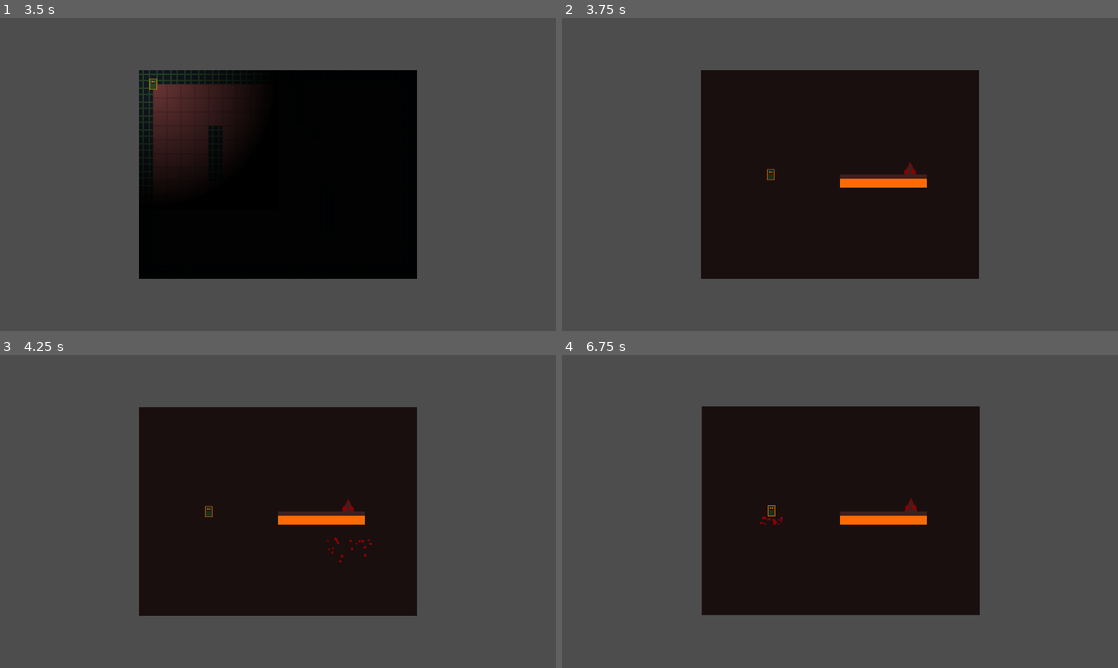
Above: before the commit, frames 1-4 (two rows, left to right).
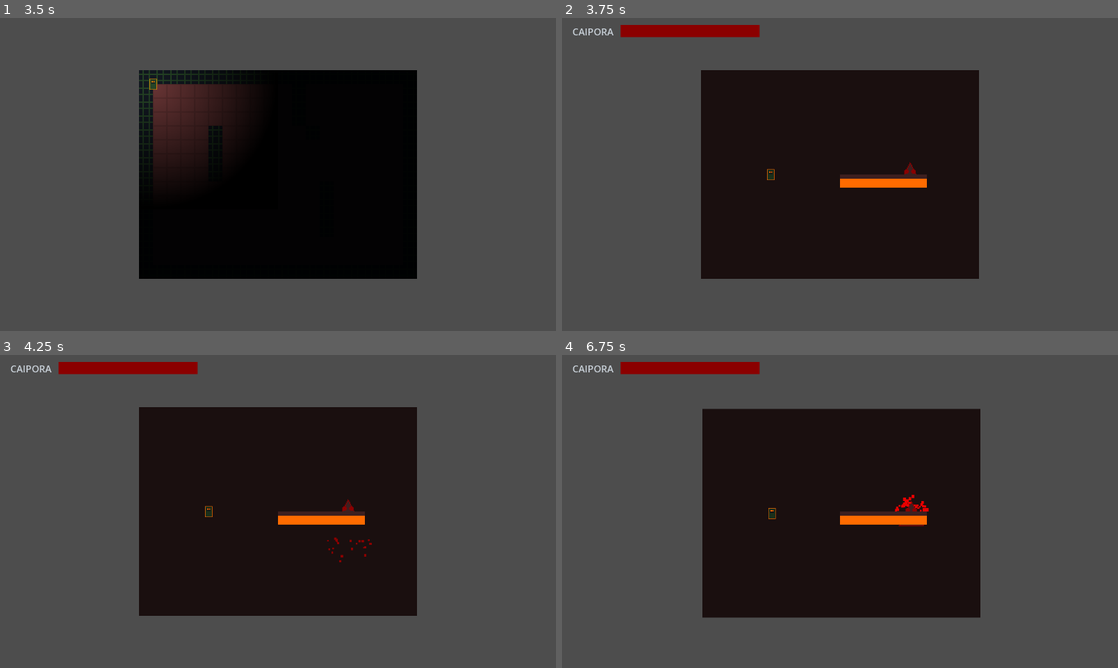
Above: after the commit, the same moments.

Repository: baltazarparra/darkgrid
Game: Godot game, scene res://scenes/ui/main_menu.tscn
Two runs of this game, one before a commit and one after it. Both use one fixed random seed, a clock stepped at 60 frames per second and the inputs below.
Inputs (mouse positions are in pixels of both pictures, inside the frame that each line leads up to):
- Up to frame 1 (3.5 s): click "Iniciar" at 0.5 s; click "Aprimorar" at 1.25 s; click "Aprimorar" at 2 s; click "Entrar na Floresta" at 2.75 s
- Up to frame 2 (3.75 s): tap Enter (ui_accept) at 3.5 s; move the mouse to (962, 158) at 3.52 s; hold Right (ui_right) from 3.53 s (still down); hold Shift from 3.53 s (still down); click (962, 158) at 3.67 s
- Up to frame 3 (4.25 s): keep holding Right (ui_right); keep holding Shift; tap Enter (ui_accept) at 3.77 s
- Up to frame 4 (6.75 s): release Right (ui_right) at 4.25 s; release Shift at 4.25 s; tap Enter (ui_accept) every 0.75 s from 4.25 to 6.5 s; drag from (728, 527) to (812, 574) at 4.27 s; move the mouse to (895, 442) at 5.02 s; hold Right (ui_right) 5.03-5.75 s; tap Ctrl at 5.1 s; drag from (812, 574) to (673, 464) at 5.77 s; move the mouse to (1006, 558) at 6.52 s; hold Left (ui_left) from 6.53 s (still down); tap Alt at 6.6 s

Frame 1 is identical in both runs. In frame 2, 1.1% of the frame differs, in the area x 1-36%, y 2-7%; in frame 3, 1.1%; in frame 4, 2.4%, in the area x 1-76%, y 2-84%.

Commit message:
fase-4-wave-4: apply run/meta to caipora + hud
- ArenaManager aplica HP de run + bônus/cooldown de meta no spawn; grava HP no fim
- Reemite caipora_health_changed e ativa caipora_died (sinais reservados da Fase 0)
- CombatActor.execute_attack atualiza wait_time (cooldown ajustável pós-spawn)
- HUD (ProgressBar) desacoplado via SignalBus, adicionado à arena

Co-Authored-By: Claude Opus 4.8 <noreply@anthropic.com>

Diff:
--- a/scenes/arena/arena.tscn
+++ b/scenes/arena/arena.tscn
@@ -1,6 +1,7 @@
-[gd_scene load_steps=14 format=3 uid="uid://arena_main"]
+[gd_scene load_steps=15 format=3 uid="uid://arena_main"]
 
 [ext_resource type="Script" path="res://scripts/arena/arena_manager.gd" id="1_manager"]
+[ext_resource type="PackedScene" path="res://scenes/ui/hud.tscn" id="14_hud"]
 [ext_resource type="PackedScene" path="res://scenes/arena/caipora_combat.tscn" id="2_caipora"]
 [ext_resource type="PackedScene" path="res://scenes/arena/criatura.tscn" id="3_criatura"]
 [ext_resource type="Script" path="res://scripts/systems/timing_system.gd" id="4_timing"]
@@ -43,3 +44,5 @@
 ui_click_sound = ExtResource("13_click")
 
 [node name="TimingCue" parent="." instance=ExtResource("6_timingcue")]
+
+[node name="Hud" parent="." instance=ExtResource("14_hud")]
--- /dev/null
+++ b/scenes/ui/hud.tscn
@@ -0,0 +1,37 @@
+[gd_scene load_steps=4 format=3 uid="uid://hud_combat"]
+
+[ext_resource type="Script" path="res://scripts/ui/hud.gd" id="1_hud"]
+
+[sub_resource type="StyleBoxFlat" id="StyleBox_bg"]
+bg_color = Color(0.239, 0.122, 0.122, 1)
+
+[sub_resource type="StyleBoxFlat" id="StyleBox_fill"]
+bg_color = Color(0.545, 0, 0, 1)
+
+[node name="Hud" type="CanvasLayer"]
+script = ExtResource("1_hud")
+
+[node name="Margin" type="MarginContainer" parent="."]
+anchor_right = 1.0
+theme_override_constants/margin_left = 24
+theme_override_constants/margin_top = 16
+theme_override_constants/margin_right = 24
+
+[node name="HBox" type="HBoxContainer" parent="Margin"]
+layout_mode = 2
+theme_override_constants/separation = 16
+
+[node name="HealthLabel" type="Label" parent="Margin/HBox"]
+layout_mode = 2
+theme_override_colors/font_color = Color(0.788, 0.82, 0.851, 1)
+theme_override_font_sizes/font_size = 22
+text = "CAIPORA"
+
+[node name="HealthBar" type="ProgressBar" parent="Margin/HBox"]
+custom_minimum_size = Vector2(320, 28)
+layout_mode = 2
+theme_override_styles/background = SubResource("StyleBox_bg")
+theme_override_styles/fill = SubResource("StyleBox_fill")
+max_value = 100.0
+value = 100.0
+show_percentage = false
--- a/scripts/arena/arena_manager.gd
+++ b/scripts/arena/arena_manager.gd
@@ -30,7 +30,18 @@
 	_caipora = caipora_combat_scene.instantiate()
 	_caipora.position = Vector2(160, 240)
 	add_child(_caipora)
+	# Aplica HP de run + bônus/cooldown de meta (após _ready do HealthComponent).
+	_caipora.health.max_health = GameState.caipora_max_hp
+	_caipora.health.current_health = clampi(GameState.caipora_current_hp, 0, GameState.caipora_max_hp)
+	_caipora.attack_cooldown = maxf(0.3, Constants.ATTACK_COOLDOWN_SECONDS - MetaProgression.get_cooldown_reduction())
+	_caipora.health.health_changed.connect(_on_caipora_health_changed)
 	_caipora.health.died.connect(_on_actor_died.bind(_caipora))
+	_caipora.health.died.connect(func(): SignalBus.caipora_died.emit())
+	# Inicializa o HUD com o estado atual da run.
+	SignalBus.caipora_health_changed.emit(_caipora.health.current_health, _caipora.health.max_health)
+
+func _on_caipora_health_changed(new_health: int, max_health: int) -> void:
+	SignalBus.caipora_health_changed.emit(new_health, max_health)
 
 func _spawn_enemy() -> void:
 	# GameState pode definir o inimigo do próximo combate (ex: hub na Fase 4).
@@ -126,6 +137,8 @@
 # ─── Morte ─────────────────────────────────────────
 func _on_actor_died(actor: CombatActor) -> void:
 	var caipora_won := actor == _enemy
+	# Grava o HP sobrevivente de volta no GameState (0 em caso de derrota).
+	GameState.caipora_current_hp = maxi(0, _caipora.health.current_health)
 	if _enemy != null and is_instance_valid(_enemy):
 		_enemy.state_machine.stop()
 	_sfx.play(_sfx.death_sound)
--- a/scripts/entities/combat_actor.gd
+++ b/scripts/entities/combat_actor.gd
@@ -40,6 +40,7 @@
 			damage = int(damage * critical_multiplier)
 	attack_executed.emit(damage, is_critical)
 	_can_attack = false
+	_attack_timer.wait_time = attack_cooldown  # reflete ajustes pós-spawn (meta)
 	_attack_timer.start()
 	return damage
 
--- /dev/null
+++ b/scripts/ui/hud.gd
@@ -0,0 +1,14 @@
+class_name Hud
+extends CanvasLayer
+
+## HUD de combate: barra de vida da Caipora. Desacoplado — escuta apenas o
+## SignalBus, sem referenciar a Caipora diretamente.
+
+@onready var _bar: ProgressBar = $Margin/HBox/HealthBar
+
+func _ready() -> void:
+	SignalBus.caipora_health_changed.connect(_on_health_changed)
+
+func _on_health_changed(new_health: int, max_health: int) -> void:
+	_bar.max_value = max_health
+	_bar.value = new_health
Not shown, added: scripts/ui/hud.gd.uid
